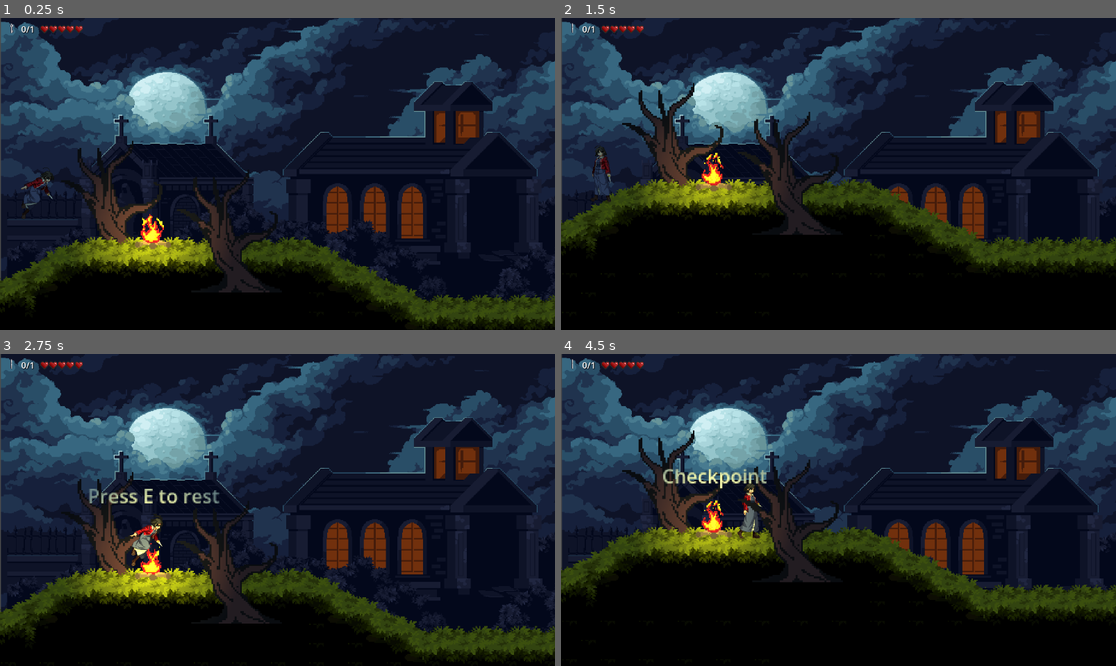
Above: before the commit, frames 1-4 (two rows, left to right).
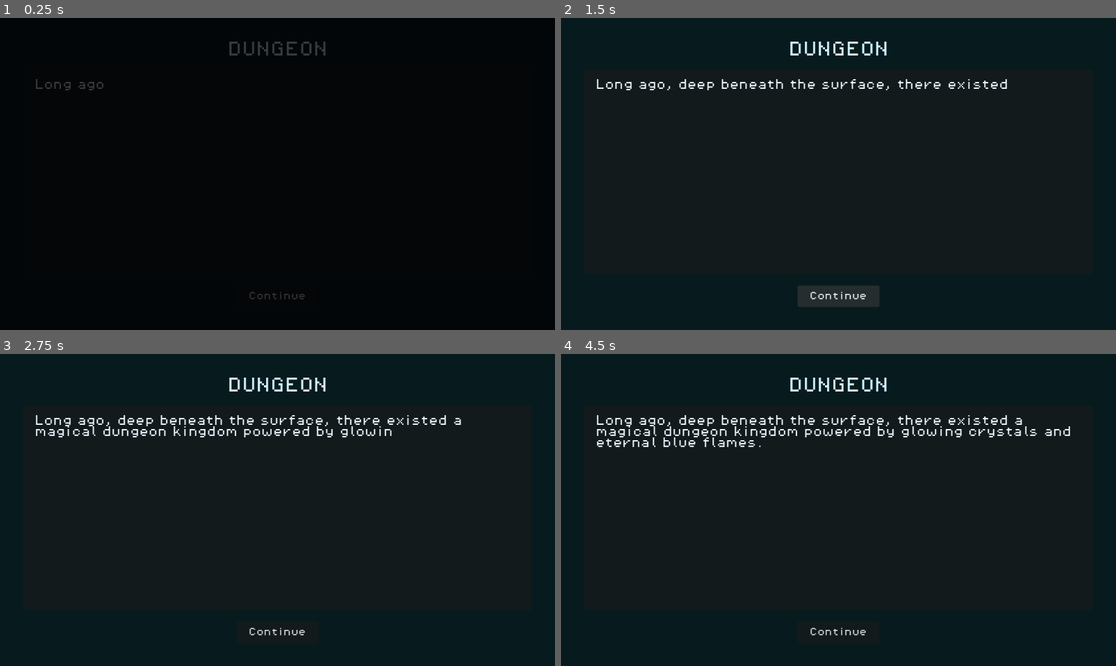
Above: after the commit, the same moments.

Repository: Iryll31/Game-Dev-Finals
Game: Godot game, scene res://ui/intro/IntroUI.tscn
Same seed, same stepped clock (60 frames per second), same inputs: the game is played once before the commit and once after it. Before the commit the project starts from res://scenes/Stage 1.tscn. Sound files missing from this copy of the repository are replaced by a short silence.
Inputs (mouse positions are in pixels of both pictures, inside the frame that each line leads up to):
- Up to frame 1 (0.25 s): no input
- Up to frame 2 (1.5 s): click (838, 295) at 0.5 s, where only the run after the commit has a clickable "Continue"; click (838, 295) at 1.25 s, where only the run after the commit has a clickable "Continue"
- Up to frame 3 (2.75 s): tap Enter (ui_accept) at 2, 2.3 s; move the mouse to (399, 494) at 2.02 s; hold D (move_right) from 2.03 s (still down); hold E (interact) from 2.03 s (still down); tap Space (jump) at 2.27, 2.57 s
- Up to frame 4 (4.5 s): move the mouse to (727, 525) at 2.77 s; release E (interact) at 2.78 s; tap Enter (ui_accept) at 2.85 s; tap Space (jump) at 3.02, 3.05, 3.32, 3.6 s; move the mouse to (894, 441) at 3.52 s; release D (move_right) at 3.53 s; hold A (move_left) 3.53-4.28 s; hold E (interact) 3.53-4.28 s; move the mouse to (810, 572) at 4.27 s; hold D (move_right) from 4.28 s (still down); tap E (interact) at 4.35 s

The runs differ from the first frame. In frame 1, 72% of the frame differs, in the area x 0-100%, y 0-100%; in frame 2, 67%; in frame 3, 55%; in frame 4, 65%.

Commit message:
Added cinematic intro cutscene with synced narration
Created intro-only backstory system with:
- synchronized narration timestamps
- intro BGM
- typewriter text effect
- continue button timestamp skipping
- fade transition to Stage 1

Diff:
--- a/project.godot
+++ b/project.godot
@@ -11,7 +11,7 @@
 [application]
 
 config/name="Dungeon"
-run/main_scene="uid://bvitob1wahdno"
+run/main_scene="res://ui/intro/IntroUI.tscn"
 config/features=PackedStringArray("4.6", "Forward Plus")
 config/icon="res://icon.svg"
 
--- /dev/null
+++ b/ui/intro/IntroCutsceneManager.gd
@@ -0,0 +1,185 @@
+## IntroCutsceneManager.gd
+## Attach this to the root Control node of IntroUI.tscn.
+## This is a lightweight opening cutscene controller, not a gameplay dialogue system.
+
+extends Control
+
+const MAIN_GAME_SCENE := "res://scenes/Stage 1.tscn"
+const INTRO_BGM_PATH := "res://audio/bgm/intro/dungeon_theme_BGM.mp3"
+const INTRO_VOICE_PATH := "res://audio/voice/intro/VoiceOver.mp3"
+
+@export var fade_duration := 1.0
+@export var final_hold_time := 2.0
+
+@onready var story_label = %StoryLabel
+@onready var continue_button: Button = %ContinueButton
+@onready var bgm_player: AudioStreamPlayer = %IntroBGMPlayer
+@onready var voice_player: AudioStreamPlayer = %IntroVoicePlayer
+@onready var fade_overlay: ColorRect = %FadeOverlay
+@onready var final_hold_timer: Timer = %FinalHoldTimer
+
+var _intro_cues: Array[Dictionary] = [
+	{"time": 0.0, "text": "Long ago, deep beneath the surface, there existed a magical dungeon kingdom powered by glowing crystals and eternal blue flames."},
+	{"time": 8.0, "text": "For centuries, the great wizard Aldric protected the dungeon and kept the ancient darkness sealed away."},
+	{"time": 14.0, "text": "But peace did not last."},
+	{"time": 17.0, "text": "A power-hungry witch named Morrga betrayed Aldric and stole his magical staff, breaking it into four scattered pieces hidden across the dungeon floors."},
+	{"time": 26.0, "text": "Without the wizard's protection, corruption spread throughout the kingdom."},
+	{"time": 30.0, "text": "The peaceful Hollows became twisted monsters."},
+	{"time": 34.0, "text": "The crystals dimmed."},
+	{"time": 36.0, "text": "And darkness consumed the dungeon floor by floor."},
+	{"time": 39.0, "text": "In the highest forgotten chamber, a small guardian machine suddenly awakened."},
+	{"time": 44.0, "text": "Its name was UNIT."},
+	{"time": 46.0, "text": "Created long ago by Aldric himself, UNIT was built for one purpose:"},
+	{"time": 51.0, "text": "Find the staff."},
+	{"time": 52.0, "text": "Free the wizard."},
+	{"time": 54.0, "text": "End the witch."}
+]
+
+var _dialogue_index := 0
+var _intro_is_finishing := false
+
+
+func _ready() -> void:
+	continue_button.pressed.connect(_on_continue_pressed)
+	final_hold_timer.timeout.connect(_finish_intro)
+	voice_player.finished.connect(_on_voice_finished)
+
+	_load_intro_audio()
+	_start_intro()
+
+
+func _process(_delta: float) -> void:
+	if _intro_is_finishing or not voice_player.playing:
+		return
+
+	_sync_dialogue_to_voice_time(voice_player.get_playback_position())
+
+
+func _unhandled_input(event: InputEvent) -> void:
+	if event.is_action_pressed("ui_accept") or event.is_action_pressed("interact"):
+		_on_continue_pressed()
+
+
+func _load_intro_audio() -> void:
+	bgm_player.stream = _load_audio_stream(INTRO_BGM_PATH)
+	if bgm_player.stream == null:
+		push_warning("Intro BGM is missing or has not been imported by Godot: " + INTRO_BGM_PATH)
+
+	voice_player.stream = _load_audio_stream(INTRO_VOICE_PATH)
+	if voice_player.stream == null:
+		push_warning("Intro voice is missing, unsupported, or has not been imported by Godot: " + INTRO_VOICE_PATH)
+
+
+func _load_audio_stream(path: String) -> AudioStream:
+	# ResourceLoader needs valid Godot import metadata. This check prevents loader
+	# errors when the source file exists but still needs importing or re-exporting.
+	if not FileAccess.file_exists(path):
+		return null
+	if not FileAccess.file_exists(path + ".import"):
+		return null
+
+	var import_file := FileAccess.open(path + ".import", FileAccess.READ)
+	if import_file == null:
+		return null
+	var import_text := import_file.get_as_text()
+	if import_text.contains("valid=false"):
+		return null
+	if not ResourceLoader.exists(path):
+		return null
+
+	var stream := load(path) as AudioStream
+	return stream
+
+
+func _start_intro() -> void:
+	fade_overlay.modulate.a = 1.0
+	_dialogue_index = 0
+	_intro_is_finishing = false
+	continue_button.disabled = false
+	continue_button.text = "Continue"
+	_show_dialogue_at_index(_dialogue_index, false)
+
+	if bgm_player.stream != null:
+		bgm_player.play()
+
+	if voice_player.stream != null:
+		voice_player.play()
+
+	var tween := create_tween()
+	tween.tween_property(fade_overlay, "modulate:a", 0.0, fade_duration)
+
+
+func _sync_dialogue_to_voice_time(playback_position: float) -> void:
+	var cue_index := _get_cue_index_for_time(playback_position)
+	if cue_index != _dialogue_index:
+		_show_dialogue_at_index(cue_index, true)
+
+
+func _get_cue_index_for_time(playback_position: float) -> int:
+	var cue_index := 0
+	for i in _intro_cues.size():
+		if playback_position >= float(_intro_cues[i]["time"]):
+			cue_index = i
+		else:
+			break
+	return cue_index
+
+
+func _show_dialogue_at_index(index: int, instant: bool) -> void:
+	if index >= _intro_cues.size():
+		_finish_intro()
+		return
+
+	_dialogue_index = index
+	var dialogue_text := String(_intro_cues[_dialogue_index]["text"])
+	if instant:
+		# Timestamp jumps must update text immediately so voice, text, and index stay locked.
+		story_label.text = dialogue_text
+		story_label.visible_characters = -1
+	else:
+		story_label.show_typewriter_text(dialogue_text)
+
+
+func _on_continue_pressed() -> void:
+	if _intro_is_finishing:
+		return
+
+	var next_index := _dialogue_index + 1
+	if next_index >= _intro_cues.size():
+		_finish_intro()
+		return
+
+	_show_dialogue_at_index(next_index, true)
+	if voice_player.stream != null:
+		voice_player.play(float(_intro_cues[next_index]["time"]))
+
+
+func _on_voice_finished() -> void:
+	if _intro_is_finishing:
+		return
+
+	if final_hold_timer.is_stopped():
+		final_hold_timer.start(final_hold_time)
+
+
+func _finish_intro() -> void:
+	if _intro_is_finishing:
+		return
+
+	_intro_is_finishing = true
+	continue_button.disabled = true
+	continue_button.text = "Loading"
+
+	var tween := create_tween()
+	tween.set_parallel(true)
+	tween.tween_property(fade_overlay, "modulate:a", 1.0, fade_duration)
+	tween.tween_property(bgm_player, "volume_db", -40.0, fade_duration)
+	tween.tween_property(voice_player, "volume_db", -40.0, fade_duration)
+	tween.set_parallel(false)
+	tween.tween_callback(_load_gameplay_scene)
+
+
+func _load_gameplay_scene() -> void:
+	bgm_player.stop()
+	voice_player.stop()
+	get_tree().change_scene_to_file(MAIN_GAME_SCENE)
--- /dev/null
+++ b/ui/intro/IntroUI.tscn
@@ -0,0 +1,115 @@
+[gd_scene load_steps=4 format=3]
+
+[ext_resource type="Script" path="res://ui/intro/IntroCutsceneManager.gd" id="1_manager"]
+[ext_resource type="Script" path="res://ui/intro/TypewriterText.gd" id="2_typewriter"]
+[ext_resource type="FontFile" path="res://fonts/PixelOperator8.ttf" id="3_font"]
+
+[node name="IntroUI" type="Control"]
+layout_mode = 3
+anchors_preset = 15
+anchor_right = 1.0
+anchor_bottom = 1.0
+grow_horizontal = 2
+grow_vertical = 2
+script = ExtResource("1_manager")
+
+[node name="Background" type="ColorRect" parent="."]
+layout_mode = 1
+anchors_preset = 15
+anchor_right = 1.0
+anchor_bottom = 1.0
+grow_horizontal = 2
+grow_vertical = 2
+color = Color(0.025, 0.04, 0.055, 1)
+
+[node name="CrystalGlow" type="ColorRect" parent="."]
+layout_mode = 1
+anchors_preset = 15
+anchor_right = 1.0
+anchor_bottom = 1.0
+grow_horizontal = 2
+grow_vertical = 2
+color = Color(0.04, 0.34, 0.36, 0.22)
+
+[node name="Content" type="MarginContainer" parent="."]
+layout_mode = 1
+anchors_preset = 15
+anchor_right = 1.0
+anchor_bottom = 1.0
+offset_left = 48.0
+offset_top = 48.0
+offset_right = -48.0
+offset_bottom = -48.0
+grow_horizontal = 2
+grow_vertical = 2
+
+[node name="VBox" type="VBoxContainer" parent="Content"]
+layout_mode = 2
+alignment = 2
+theme_override_constants/separation = 24
+
+[node name="TitleLabel" type="Label" parent="Content/VBox"]
+layout_mode = 2
+theme_override_fonts/font = ExtResource("3_font")
+theme_override_font_sizes/font_size = 34
+theme_override_colors/font_color = Color(0.83, 0.95, 1, 1)
+text = "DUNGEON"
+horizontal_alignment = 1
+
+[node name="StoryPanel" type="PanelContainer" parent="Content/VBox"]
+layout_mode = 2
+size_flags_vertical = 3
+
+[node name="StoryMargin" type="MarginContainer" parent="Content/VBox/StoryPanel"]
+layout_mode = 2
+theme_override_constants/margin_left = 24
+theme_override_constants/margin_top = 20
+theme_override_constants/margin_right = 24
+theme_override_constants/margin_bottom = 20
+
+[node name="StoryLabel" type="RichTextLabel" parent="Content/VBox/StoryPanel/StoryMargin"]
+unique_name_in_owner = true
+layout_mode = 2
+bbcode_enabled = true
+fit_content = true
+scroll_active = false
+theme_override_fonts/normal_font = ExtResource("3_font")
+theme_override_font_sizes/normal_font_size = 22
+theme_override_colors/default_color = Color(0.93, 0.96, 1, 1)
+text = ""
+script = ExtResource("2_typewriter")
+characters_per_second = 34.0
+
+[node name="ContinueButton" type="Button" parent="Content/VBox"]
+unique_name_in_owner = true
+custom_minimum_size = Vector2(170, 44)
+layout_mode = 2
+size_flags_horizontal = 4
+theme_override_fonts/font = ExtResource("3_font")
+theme_override_font_sizes/font_size = 18
+text = "Continue"
+
+[node name="IntroBGMPlayer" type="AudioStreamPlayer" parent="."]
+unique_name_in_owner = true
+volume_db = -5.0
+bus = &"Master"
+
+[node name="IntroVoicePlayer" type="AudioStreamPlayer" parent="."]
+unique_name_in_owner = true
+volume_db = 0.0
+bus = &"Master"
+
+[node name="FinalHoldTimer" type="Timer" parent="."]
+unique_name_in_owner = true
+one_shot = true
+
+[node name="FadeOverlay" type="ColorRect" parent="."]
+unique_name_in_owner = true
+layout_mode = 1
+anchors_preset = 15
+anchor_right = 1.0
+anchor_bottom = 1.0
+grow_horizontal = 2
+grow_vertical = 2
+mouse_filter = 2
+color = Color(0, 0, 0, 1)
--- /dev/null
+++ b/ui/intro/TypewriterText.gd
@@ -0,0 +1,56 @@
+## TypewriterText.gd
+## Attach this to a RichTextLabel used by the opening intro only.
+## It reveals text one character at a time and emits a signal when finished.
+
+extends RichTextLabel
+class_name TypewriterText
+
+signal finished_revealing
+
+@export_range(5.0, 120.0, 1.0) var characters_per_second := 38.0
+
+var _full_text := ""
+var _is_revealing := false
+var _elapsed := 0.0
+
+
+func _ready() -> void:
+	visible_characters_behavior = TextServer.VC_CHARS_BEFORE_SHAPING
+	visible_characters = 0
+
+
+func _process(delta: float) -> void:
+	if not _is_revealing:
+		return
+
+	_elapsed += delta
+	visible_characters = int(_elapsed * characters_per_second)
+
+	if visible_characters >= _full_text.length():
+		_finish_reveal()
+
+
+func show_typewriter_text(next_text: String) -> void:
+	_full_text = next_text
+	text = next_text
+	_elapsed = 0.0
+	visible_characters = 0
+	_is_revealing = true
+
+
+func skip_to_end() -> void:
+	if not _is_revealing:
+		return
+
+	visible_characters = _full_text.length()
+	_finish_reveal()
+
+
+func is_revealing() -> bool:
+	return _is_revealing
+
+
+func _finish_reveal() -> void:
+	_is_revealing = false
+	visible_characters = -1
+	finished_revealing.emit()
Not shown, added: audio/bgm/intro/dungeon_theme_BGM.mp3.import
Not shown, added: audio/voice/intro/VoiceOver.mp3.import
Not shown, added: ui/intro/IntroCutsceneManager.gd.uid
Not shown, added: ui/intro/TypewriterText.gd.uid
Not shown, added: audio/bgm/intro/dungeon_theme_BGM.mp3
Not shown, added: audio/voice/intro/VoiceOver.mp3
